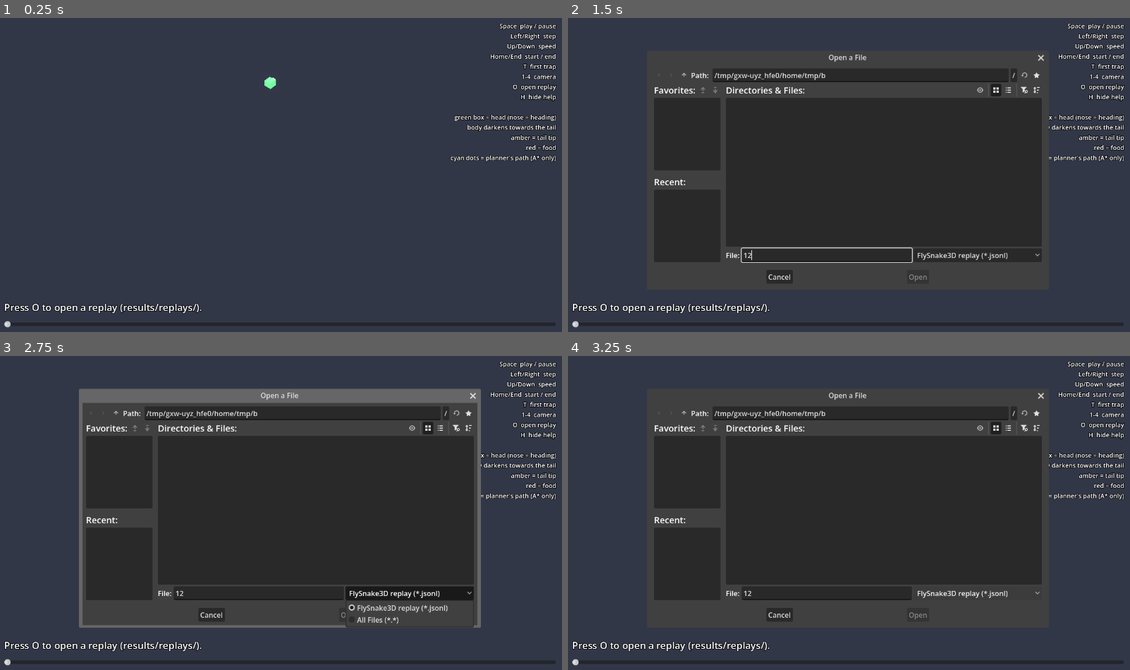
Above: before the commit, frames 1-4 (two rows, left to right).
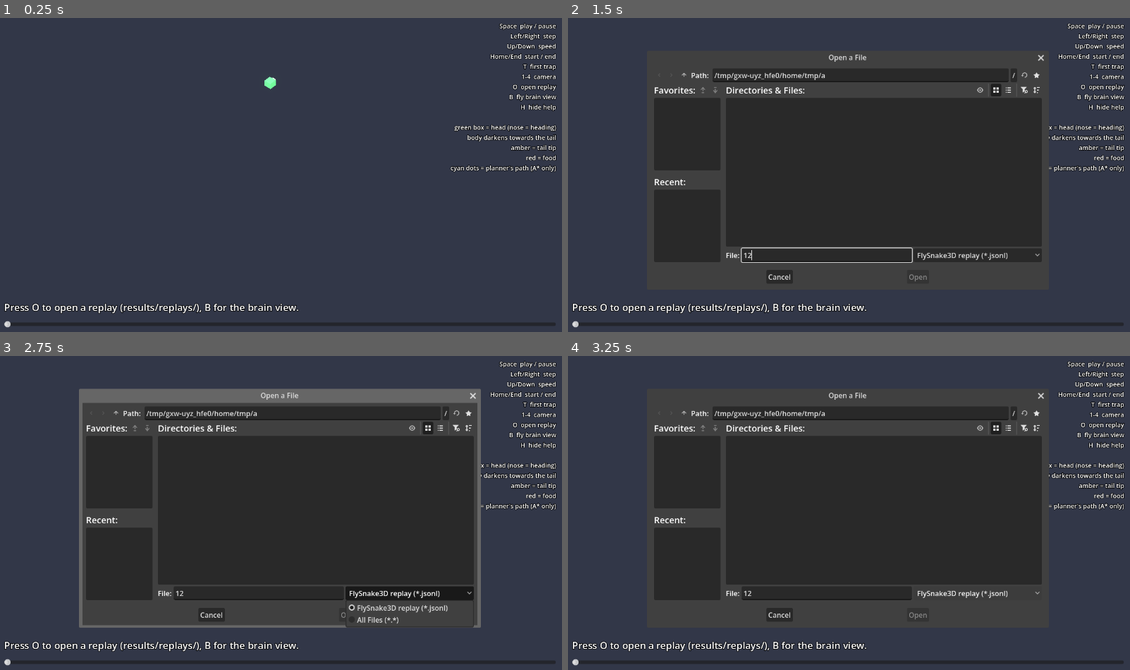
Above: after the commit, the same moments.

Repository: KassanaGujar/FlySnake3D
Game: Godot game, scene res://main.tscn
The game is run twice, just before and just after one commit, with the same random seed, the same clock (stepped at 60 frames per second) and the same inputs.
Inputs (mouse positions are in pixels of both pictures, inside the frame that each line leads up to):
- Up to frame 1 (0.25 s): no input
- Up to frame 2 (1.5 s): tap O at 0.5 s; move the mouse to (972, 159) at 0.52 s; hold Right 0.53-1.25 s; tap 1 at 0.6 s; click (972, 159) at 0.67 s; tap Space at 0.77, 1.07 s; tap 2 at 0.8 s; click (826, 256) at 1.27 s; type "12" at 1.35 s
- Up to frame 3 (2.75 s): click "FlySnake3D replay (*.jsonl)" at 2 s
- Up to frame 4 (3.25 s): click "FlySnake3D replay (*.jsonl)" at 2.75 s

The runs differ from the first frame. In frame 1, 1.6% of the frame differs, in the area x 35-100%, y 24-94%; in frame 2, 1.3%; in frame 3, 1.3%; in frame 4, 1.3%.

Commit message:
Stage 1c: fly brain activity view, launcher, progress notes
- record_brain_activity.py: whole-brain spikes from the LIF model
  (looming left, then object right), neuron positions from FlyWire
- viewer/brain.gd: 138,639 neurons at real positions, glowing on spikes;
  switch with B / G from the game viewer
- run_viewer.bat one-click launcher
- docs/PROGRESS_AND_NEXT_STEPS.md: how to run, status, known issues, plan

Co-Authored-By: Claude Opus 5.5 <noreply@anthropic.com>

Diff:
--- /dev/null
+++ b/viewer/brain.gd
@@ -0,0 +1,412 @@
+extends Node3D
+## Whole-brain activity view: every FlyWire v783 neuron drawn at its real
+## position (one anchor point per neuron), lighting up when it spikes.
+##
+## Plays recordings made by experiments/record_brain_activity.py. Every spike
+## shown was produced by the LIF model in Python; nothing here is animated or
+## invented.
+##
+## Command line (after "--"):
+##   --brain[=<recording dir>]  default results/brain/looming_demo
+##   --check                    headless: load + play all bins, print BRAIN_CHECK, quit
+##   --screenshot=<png> --bin=<n> --view=<1-3>
+##
+## Keys: Space play/pause, Left/Right step 2 ms, Up/Down speed, Home,
+##       1 front / 2 top / 3 side view, drag to rotate, wheel to zoom,
+##       F fade silent neurons, L labels, G game replay viewer, H help.
+
+const FIRE := Color(4.0, 3.2, 1.2)          # HDR so it glows
+const DECAY := 0.72                         # per 2 ms bin
+const CLASS_COLORS := {
+	"optic": Color(0.10, 0.16, 0.30),
+	"visual_projection": Color(0.10, 0.28, 0.38),
+	"visual_centrifugal": Color(0.12, 0.25, 0.32),
+	"central": Color(0.22, 0.14, 0.30),
+	"descending": Color(0.40, 0.18, 0.18),
+	"ascending": Color(0.30, 0.22, 0.14),
+	"sensory": Color(0.14, 0.24, 0.16),
+	"sensory_ascending": Color(0.16, 0.26, 0.18),
+	"motor": Color(0.45, 0.22, 0.10),
+	"endocrine": Color(0.30, 0.30, 0.14),
+}
+
+var meta: Dictionary = {}
+var act: Dictionary = {}
+var pos: PackedFloat32Array
+var cls: PackedByteArray
+var spk_idx: PackedInt32Array
+var spk_off: PackedInt32Array
+var base_col: PackedColorArray
+var glow := {}                # neuron index -> intensity
+var n := 0
+var bin_i := 0
+var playing := false
+var bins_per_s := 25.0        # 25 bins/s x 2 ms = 50 ms brain time per second
+var acc := 0.0
+var fade_silent := false
+
+var yaw := 0.0
+var pitch := 0.15
+var dist := 900.0
+var dragging := false
+
+var mm_inst: MultiMeshInstance3D
+var camera: Camera3D
+var labels_root: Node3D
+var info: Label
+var stim_label: Label
+var help: Label
+var slider: HSlider
+var group_counts := {}        # label text -> recent spike count (decaying)
+
+
+func _ready() -> void:
+	var args := _args()
+	var results := ProjectSettings.globalize_path("res://").path_join("../results").simplify_path()
+	var rec: String = args.get("brain", "true")
+	if rec == "true" or rec == "":
+		rec = results.path_join("brain/looming_demo")
+	elif rec.is_relative_path():
+		rec = ProjectSettings.globalize_path("res://").path_join("..").path_join(rec).simplify_path()
+	_build_world()
+	_build_hud()
+	var err := _load(results.path_join("brain"), rec)
+	if err != "":
+		push_error(err)
+		info.text = err + "\nRun:  python -m experiments.record_brain_activity"
+		if args.has("check"):
+			print("BRAIN_CHECK " + JSON.stringify({"ok": false, "error": err}))
+			get_tree().quit(1)
+		return
+	_build_brain()
+	_build_labels()
+	_show(0)
+	if args.has("check"):
+		var total := 0
+		for b in int(act["n_bins"]):
+			_show(b)
+			total += spk_off[b + 1] - spk_off[b]
+		var ok := total == int(act["total_spiking_neuron_bins"]) and n == int(meta["n"])
+		print("BRAIN_CHECK " + JSON.stringify({"ok": ok, "neurons": n, "bins": int(act["n_bins"]),
+			"spiking_neuron_bins": total}))
+		get_tree().quit(0 if ok else 1)
+		return
+	if args.has("screenshot"):
+		_set_view(int(args.get("view", "1")))
+		var target := int(args.get("bin", "100"))
+		for b in range(maxi(0, target - 12), target + 1):
+			_show(b)
+		help.visible = false
+		_shot(args["screenshot"])
+		return
+	playing = true
+
+
+func _args() -> Dictionary:
+	var d := {}
+	for a in OS.get_cmdline_user_args():
+		if a.begins_with("--"):
+			var kv := a.substr(2).split("=", true, 1)
+			d[kv[0]] = kv[1] if kv.size() > 1 else "true"
+	return d
+
+
+func _load(brain_dir: String, rec: String) -> String:
+	for f in ["neurons.json", "neurons_pos.f32", "neurons_class.u8"]:
+		if not FileAccess.file_exists(brain_dir.path_join(f)):
+			return "Missing %s" % brain_dir.path_join(f)
+	for f in ["activity.json", "spikes_idx.i32", "spikes_off.i32"]:
+		if not FileAccess.file_exists(rec.path_join(f)):
+			return "Missing %s" % rec.path_join(f)
+	meta = JSON.parse_string(FileAccess.get_file_as_string(brain_dir.path_join("neurons.json")))
+	act = JSON.parse_string(FileAccess.get_file_as_string(rec.path_join("activity.json")))
+	pos = FileAccess.get_file_as_bytes(brain_dir.path_join("neurons_pos.f32")).to_float32_array()
+	cls = FileAccess.get_file_as_bytes(brain_dir.path_join("neurons_class.u8"))
+	spk_idx = FileAccess.get_file_as_bytes(rec.path_join("spikes_idx.i32")).to_int32_array()
+	spk_off = FileAccess.get_file_as_bytes(rec.path_join("spikes_off.i32")).to_int32_array()
+	n = cls.size()
+	if pos.size() != n * 3 or spk_off.size() != int(act["n_bins"]) + 1:
+		return "Recording files do not match (neurons %d, positions %d)" % [n, pos.size() / 3]
+	return ""
+
+
+# ------------------------------------------------------------------ scene
+func _build_world() -> void:
+	var env := Environment.new()
+	env.background_mode = Environment.BG_COLOR
+	env.background_color = Color(0.02, 0.02, 0.035)
+	env.glow_enabled = true
+	env.glow_intensity = 1.0
+	env.glow_bloom = 0.15
+	env.glow_hdr_threshold = 1.0
+	var we := WorldEnvironment.new()
+	we.environment = env
+	add_child(we)
+	camera = Camera3D.new()
+	camera.fov = 45
+	camera.far = 10000
+	camera.current = true
+	add_child(camera)
+
+
+func _build_brain() -> void:
+	var mesh := BoxMesh.new()
+	mesh.size = Vector3(2.2, 2.2, 2.2)
+	var mat := StandardMaterial3D.new()
+	mat.shading_mode = BaseMaterial3D.SHADING_MODE_UNSHADED
+	mat.vertex_color_use_as_albedo = true
+	mesh.material = mat
+	var mm := MultiMesh.new()
+	mm.transform_format = MultiMesh.TRANSFORM_3D
+	mm.use_colors = true
+	mm.mesh = mesh
+	mm.instance_count = n
+	var names: Array = meta["classes"]
+	base_col = PackedColorArray()
+	base_col.resize(n)
+	for i in n:
+		var c := int(cls[i])
+		var col := Color(0, 0, 0, 0)
+		var t := Transform3D(Basis(), Vector3(pos[3 * i], pos[3 * i + 1], pos[3 * i + 2]))
+		if c == 255:
+			t = t.scaled(Vector3.ZERO)       # no position in the annotations
+		else:
+			col = CLASS_COLORS.get(names[c], Color(0.2, 0.2, 0.2))
+		base_col[i] = col
+		mm.set_instance_transform(i, t)
+		mm.set_instance_color(i, col)
+	mm_inst = MultiMeshInstance3D.new()
+	mm_inst.multimesh = mm
+	add_child(mm_inst)
+
+
+func _build_labels() -> void:
+	labels_root = Node3D.new()
+	add_child(labels_root)
+	labels_root.visible = false   # press L; labels overlap at full zoom
+	for l in meta["labels"]:
+		var lab := Label3D.new()
+		lab.text = l["text"]
+		var p: Array = l["pos"]
+		lab.position = Vector3(p[0], p[1], p[2]) + Vector3(0, 14, 0)
+		lab.billboard = BaseMaterial3D.BILLBOARD_ENABLED
+		lab.no_depth_test = true
+		lab.fixed_size = true
+		lab.pixel_size = 0.0009
+		lab.font_size = 22
+		lab.outline_size = 8
+		lab.modulate = Color(0.85, 0.95, 1.0)
+		labels_root.add_child(lab)
+		group_counts[l["text"]] = 0.0
+
+
+func _base(i: int) -> Color:
+	var c := base_col[i]
+	return Color(c.r, c.g, c.b, 0) * (0.15 if fade_silent else 1.0)
+
+
+# ------------------------------------------------------------------ playback
+func _show(b: int) -> void:
+	var nb := int(act["n_bins"])
+	b = clampi(b, 0, nb - 1)
+	var mm := mm_inst.multimesh
+	if b != bin_i + 1:
+		# Jumped: rebuild the glow from the preceding bins so the picture
+		# matches continuous playback.
+		for i in glow:
+			mm.set_instance_color(i, _base(i))
+		glow.clear()
+		for k in group_counts:
+			group_counts[k] = 0.0
+		for bb in range(maxi(0, b - 12), b):
+			_advance(bb, false)
+	_advance(b, true)
+	bin_i = b
+	_update_hud()
+	slider.set_value_no_signal(b)
+
+
+func _advance(b: int, paint: bool) -> void:
+	var mm := mm_inst.multimesh
+	var dead: Array = []
+	for i in glow:
+		glow[i] *= DECAY
+		if glow[i] < 0.04:
+			dead.append(i)
+	for i in dead:
+		glow.erase(i)
+		mm.set_instance_color(i, _base(i))
+	for k in range(spk_off[b], spk_off[b + 1]):
+		glow[spk_idx[k]] = 1.0
+	for i in glow:
+		mm.set_instance_color(i, _base(i).lerp(FIRE, glow[i]))
+	# group spike counts for the HUD (decaying ~20 ms window)
+	var fired := {}
+	for k in range(spk_off[b], spk_off[b + 1]):
+		fired[spk_idx[k]] = true
+	for l in meta["labels"]:
+		var c := 0
+		for i in l["indices"]:
+			if fired.has(int(i)):
+				c += 1
+		group_counts[l["text"]] = group_counts[l["text"]] * 0.9 + c
+
+
+# ------------------------------------------------------------------ HUD
+func _mk_label(size: int) -> Label:
+	var l := Label.new()
+	l.add_theme_font_size_override("font_size", size)
+	l.add_theme_constant_override("outline_size", 5)
+	l.add_theme_color_override("font_outline_color", Color(0, 0, 0, 0.9))
+	return l
+
+
+func _build_hud() -> void:
+	var layer := CanvasLayer.new()
+	add_child(layer)
+	info = _mk_label(15)
+	info.position = Vector2(14, 10)
+	layer.add_child(info)
+	stim_label = _mk_label(20)
+	stim_label.set_anchors_preset(Control.PRESET_BOTTOM_LEFT)
+	stim_label.position = Vector2(14, -74)
+	layer.add_child(stim_label)
+	help = _mk_label(14)
+	help.set_anchors_preset(Control.PRESET_TOP_RIGHT)
+	help.horizontal_alignment = HORIZONTAL_ALIGNMENT_RIGHT
+	help.grow_horizontal = Control.GROW_DIRECTION_BEGIN
+	help.position = Vector2(-14, 10)
+	help.text = "\n".join([
+		"Space  play / pause", "Left/Right  step 2 ms", "Up/Down  speed", "Home  restart",
+		"1 / 2 / 3  front / top / side", "drag  rotate,  wheel  zoom",
+		"F  fade silent neurons", "L  labels", "G  game replays", "H  hide help", "",
+		"each dot = one neuron at its FlyWire position",
+		"bright yellow = spiked in the last few ms",
+		"blue = optic lobe, purple = central brain,",
+		"red = descending (brain -> body)"])
+	layer.add_child(help)
+	slider = HSlider.new()
+	slider.set_anchors_preset(Control.PRESET_BOTTOM_WIDE)
+	slider.offset_left = 14
+	slider.offset_right = -14
+	slider.offset_top = -34
+	slider.offset_bottom = -14
+	slider.step = 1
+	slider.max_value = 1
+	slider.value_changed.connect(func(v): playing = false; _show(int(v)))
+	layer.add_child(slider)
+
+
+func _update_hud() -> void:
+	if act.is_empty():
+		return
+	slider.max_value = int(act["n_bins"]) - 1
+	var b: Dictionary = act["bins"][bin_i]
+	var lines := [
+		str(act["title"]),
+		"%d neurons   t = %.0f ms   %s   %.0fx slow motion" % [n, float(b["t_ms"]),
+			"playing" if playing else "paused", 1000.0 / (bins_per_s * float(act["bin_ms"]))],
+		"spiking now: %d   glowing: %d" % [int(b["n_spiking"]), glow.size()],
+		"most active types: " + ", ".join(b["top_types"].map(func(x): return "%s %d" % [x[0], int(x[1])])),
+		"",
+		"labelled groups (recent spikes):",
+	]
+	for l in meta["labels"]:
+		var v: float = group_counts[l["text"]]
+		lines.append("  %-30s %s" % [l["text"], "|".repeat(mini(int(round(v)), 40))])
+	info.text = "\n".join(lines)
+	var on: Array = b["stimuli"]
+	if on.is_empty():
+		stim_label.text = "Input: none"
+		stim_label.add_theme_color_override("font_color", Color(0.7, 0.7, 0.75))
+	else:
+		var names: Array = []
+		for k in on:
+			var s: Dictionary = act["stimuli"][int(k)]
+			names.append("%s at %d Hz" % [s["label"], int(s["rate_hz"])])
+		stim_label.text = "Input: " + "; ".join(names)
+		stim_label.add_theme_color_override("font_color", Color(1.0, 0.85, 0.4))
+
+
+# ------------------------------------------------------------------ camera / input
+func _set_view(v: int) -> void:
+	match v:
+		1: yaw = 0.0; pitch = 0.15
+		2: yaw = 0.0; pitch = 1.45
+		3: yaw = PI / 2; pitch = 0.1
+
+
+func _update_camera() -> void:
+	camera.position = Vector3(cos(pitch) * sin(yaw), sin(pitch), cos(pitch) * cos(yaw)) * dist
+	camera.look_at(Vector3.ZERO, Vector3.UP)
+
+
+func _unhandled_input(e: InputEvent) -> void:
+	if e is InputEventKey and e.pressed:
+		match e.keycode:
+			KEY_SPACE:
+				if not e.echo:
+					playing = not playing
+					if playing and bin_i >= int(act.get("n_bins", 1)) - 1:
+						_show(0)
+			KEY_RIGHT:
+				playing = false
+				_show(bin_i + 1)
+			KEY_LEFT:
+				playing = false
+				_show(bin_i - 1)
+			KEY_UP:
+				bins_per_s = minf(bins_per_s * 2.0, 500.0)
+			KEY_DOWN:
+				bins_per_s = maxf(bins_per_s / 2.0, 1.0)
+			KEY_HOME:
+				_show(0)
+			KEY_1, KEY_2, KEY_3:
+				_set_view(e.keycode - KEY_0)
+			KEY_F:
+				fade_silent = not fade_silent
+				for i in n:
+					if not glow.has(i):
+						mm_inst.multimesh.set_instance_color(i, _base(i))
+			KEY_L:
+				labels_root.visible = not labels_root.visible
+			KEY_H:
+				help.visible = not help.visible
+			KEY_G:
+				Engine.set_meta("left_brain", true)
+				get_tree().change_scene_to_file("res://main.tscn")
+		_update_hud()
+	elif e is InputEventMouseButton:
+		if e.button_index == MOUSE_BUTTON_LEFT:
+			dragging = e.pressed
+		elif e.button_index == MOUSE_BUTTON_WHEEL_UP and e.pressed:
+			dist = maxf(dist * 0.9, 100.0)
+		elif e.button_index == MOUSE_BUTTON_WHEEL_DOWN and e.pressed:
+			dist = minf(dist * 1.1, 5000.0)
+	elif e is InputEventMouseMotion and dragging:
+		yaw -= e.relative.x * 0.006
+		pitch = clampf(pitch + e.relative.y * 0.006, -1.5, 1.5)
+
+
+func _process(delta: float) -> void:
+	if playing and not act.is_empty():
+		acc += delta * bins_per_s
+		var k := int(acc)
+		if k > 0:
+			acc -= k
+			for j in k:
+				if bin_i >= int(act["n_bins"]) - 1:
+					playing = false
+					break
+				_show(bin_i + 1)
+	_update_camera()
+
+
+func _shot(path: String) -> void:
+	_update_camera()
+	for i in 4:
+		await get_tree().process_frame
+	await RenderingServer.frame_post_draw
+	var err := get_viewport().get_texture().get_image().save_png(path)
+	print("BRAIN_SCREENSHOT %s %s" % [path, error_string(err)])
+	get_tree().quit(0 if err == OK else 1)
--- /dev/null
+++ b/viewer/brain.tscn
@@ -0,0 +1,6 @@
+[gd_scene load_steps=2 format=3]
+
+[ext_resource type="Script" path="res://brain.gd" id="1"]
+
+[node name="Brain" type="Node3D"]
+script = ExtResource("1")
--- a/viewer/main.gd
+++ b/viewer/main.gd
@@ -60,9 +60,22 @@
 
 func _ready() -> void:
 	var args := _args()
+	if args.has("brain") and not Engine.has_meta("left_brain"):
+		get_tree().change_scene_to_file.call_deferred("res://brain.tscn")
+		return
 	_build_world()
 	_build_hud()
 	var path: String = args.get("replay", "")
+	var root := ProjectSettings.globalize_path("res://").path_join("..").simplify_path()
+	if path != "" and path.is_relative_path():
+		path = root.path_join(path).simplify_path()
+	if path == "" and Engine.has_meta("replay_path"):
+		path = Engine.get_meta("replay_path")
+	if path == "" and not args.has("check"):
+		# open the first greedy A* self-trap replay by default
+		var d := root.path_join("results/replays/stage2/astar_greedy_seed0.jsonl")
+		if FileAccess.file_exists(d):
+			path = d
 	if path != "":
 		_open(path)
 	if args.has("check"):
@@ -82,7 +95,7 @@
 		_take_screenshot(args["screenshot"])
 		return
 	if path == "":
-		status.text = "Press O to open a replay (results/replays/)."
+		status.text = "Press O to open a replay (results/replays/), B for the brain view."
 
 
 func _args() -> Dictionary:
@@ -105,6 +118,7 @@
 	header = r["header"]
 	frames = r["frames"]
 	replay_path = path
+	Engine.set_meta("replay_path", path)
 	W = int(header["config"]["width"])
 	H = int(header["config"]["height"])
 	var ft = header["result"].get("first_trap_step")
@@ -408,6 +422,7 @@
 	help.text = "\n".join([
 		"Space  play / pause", "Left/Right  step", "Up/Down  speed",
 		"Home/End  start / end", "T  first trap", "1-4  camera", "O  open replay",
+		"B  fly brain view",
 		"H  hide help", "",
 		"green box = head (nose = heading)", "body darkens towards the tail", "amber = tail tip",
 		"red = food", "cyan dots = planner's path (A* only)"])
@@ -488,6 +503,8 @@
 				_update_camera(1.0)
 			KEY_O:
 				dialog.popup_centered_ratio(0.7)
+			KEY_B:
+				get_tree().change_scene_to_file("res://brain.tscn")
 			KEY_H:
 				show_help = not show_help
 				help.visible = show_help
Not shown, added: viewer/brain.gd.uid
Not shown, changed: docs/DEVLOG.md
Not shown, added: docs/PROGRESS_AND_NEXT_STEPS.md
Not shown, added: run_viewer.bat
